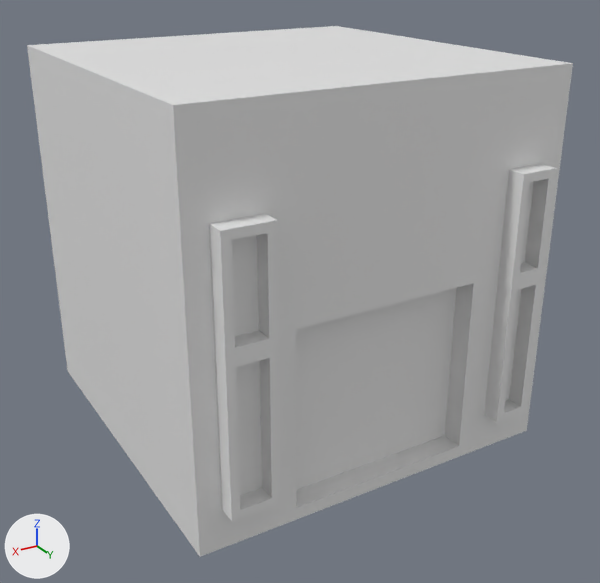
The FBX model GT_FinalProject/Assets/TowerBlocks/BaseDDWindows.fbx as it was, and as the next commit left it.
Camera for both pictures: a camera (50 mm lens) standing at (-1.27, 3.72, 1.5) and looking at (-3.42, 0.14, -0.3). Lighting does not change. The marker at lower left points along +X, +Y and +Z. Where no turn or scale is listed for an object, it has been applied to the vertices. Vertices at the same position are counted once.

Objects in the first picture: 'BaseDDWindows'.
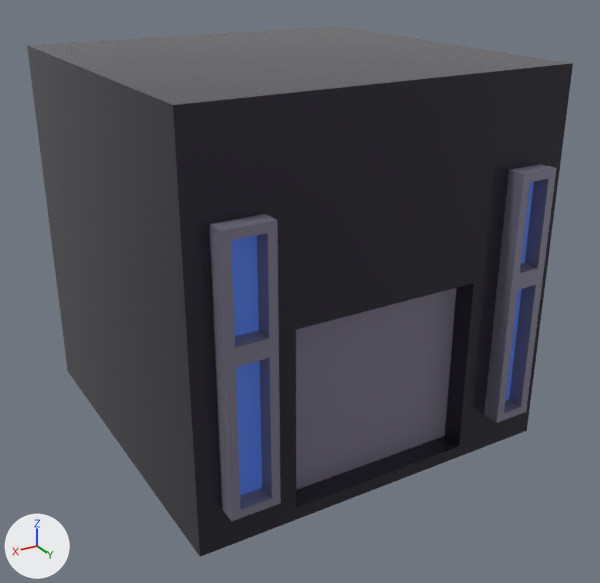
What differs and where, as boxes [x1, y1, x2, y2] in the pictures (600 x 583 px):
part 1 of me_cube_005, recoloured: [27, 26, 573, 557] in both
part 2 of me_cube_005, recoloured: [209, 214, 456, 521] in both
part 3 of me_cube_005, recoloured: [484, 164, 556, 423] in both
part 4 of me_cube_005, recoloured (grey to blue): [231, 181, 534, 496] in both

The edits, one by one:
Material 'DefaultTower' (mat_defaulttower) is new.
Its base color is (0.0292, 0.0262, 0.0397) (black #302d38).
Its metallic is 0.267.
Its roughness is 0.183.
Material 'Roof' (mat_roof) is new.
Its base color is (0.234, 0.22, 0.296) (grey #858194).
Its metallic is 0.333.
Material 'BlueLight' (mat_bluelight) is new.
Its base color is (0.0309, 0.14, 0.411) (blue #3169ac).
Its emission color is (0.0269, 0.0402, 0.184) (dark blue #2e3877).
Its emission strength is 1.0.
me_cube_005 has 164 vertices, 162 faces and spans x -1.0..1.0, y -1.0..1.1, z 0.0..2.0.
me_cube_005 is used by ob_baseddwindows; location (-3.409, -0.036, -1.056).
me_cube_005 part 1: 71 of the faces centred in x -1.0..1.0, y 0.0..1.0, z 0.0..2.0 switch from no material to mat_defaulttower (black #302d38).
me_cube_005 part 2: 24 of the faces centred in x 0.0..0.88, y 0.88..1.1, z 0.14..1.54 switch from no material to mat_roof (grey #858194).
me_cube_005 part 3: 22 of the faces centred in x -0.87..-0.66, y 0.99..1.1, z 0.21..1.54 switch from no material to mat_roof (grey #858194).
me_cube_005 part 4: all 4 faces centred in x -0.76..0.76, y 1.01, z 0.61..1.27 switch from no material to mat_bluelight (blue #3169ac).
